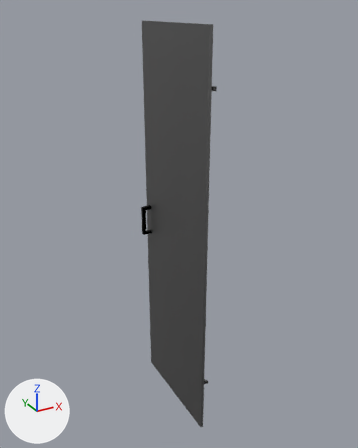
Renders of the COLLADA model iai_apartment/meshes/visual/wardrobe_door_right.dae from each side of a commit.
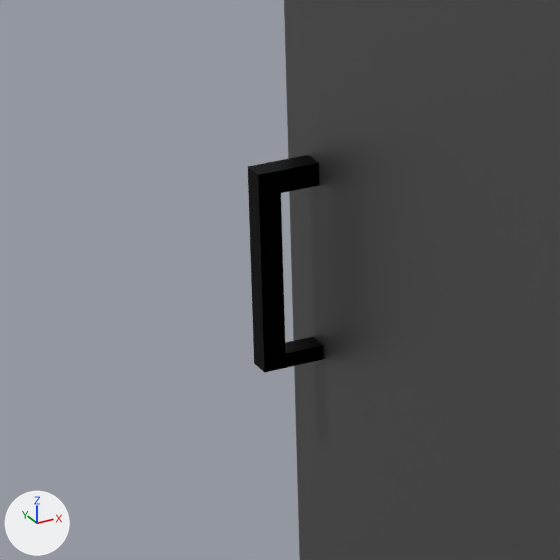
Each version appears first whole from a camera (50 mm lens) standing at (-0.89, -1.398, 1.851) and looking at (0.019, 0.255, 1.025), and next in a close-up on the part from 30% to 51% of the width and 41% to 58% of the height. The axes (+X, +Y, +Z) are drawn at lower left. The lights are the same throughout. Where no turn or scale is listed for an object, it has been applied to the vertices.

The first close-up shows 'SM_Kleiderschrank_TürRechts'.
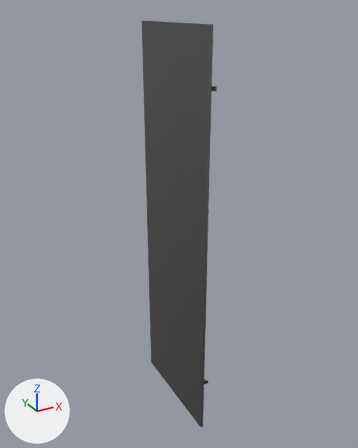
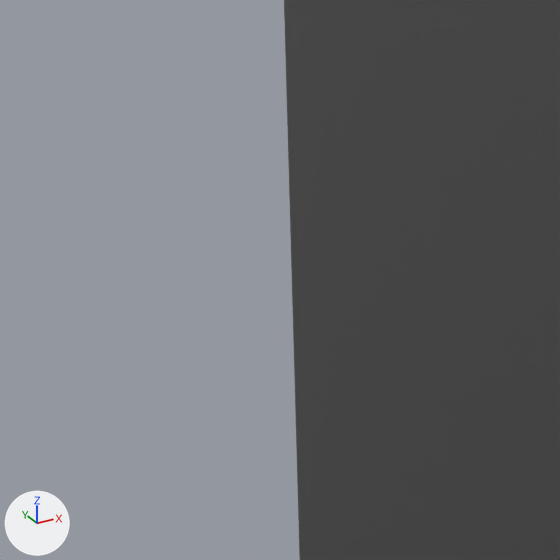
The newer file is also turned or shifted as a whole; pictures and numbers use the older file's frame.

Location of each change, (x1, y1, x2, y2) in pixels of the close-ups (560 x 560 px):
'SM_Kleiderschrank_TürRechts', reshaped
    before: (248, 0, 560, 560)
    after: (284, 0, 560, 560)
part 1 of me_sm_kleiderschrank_türrechts, deleted (black)
    before: (248, 155, 324, 373)

Edits to the bpy script that builds the scene:
```text
Change me_sm_kleiderschrank_türrechts:
    where me_sm_kleiderschrank_türrechts.from_pydata(...)  # 10195 vertices, 20172 faces; spans x -0.05..0.02, y 0.0..0.5, z 0.15..1.8
    used by ob_sm_kleiderschrank_türrechts; location = (0.0, 0.0, 0.0)
    me_sm_kleiderschrank_türrechts part 1: the loose piece of 24 vertices spanning x -0.05..0.0, y 0.46..0.47, z 0.91..1.04 is deleted
    remove me_sm_kleiderschrank_türrechts.materials.append(mat_m_metal_dark_002)  # black #000000
```
